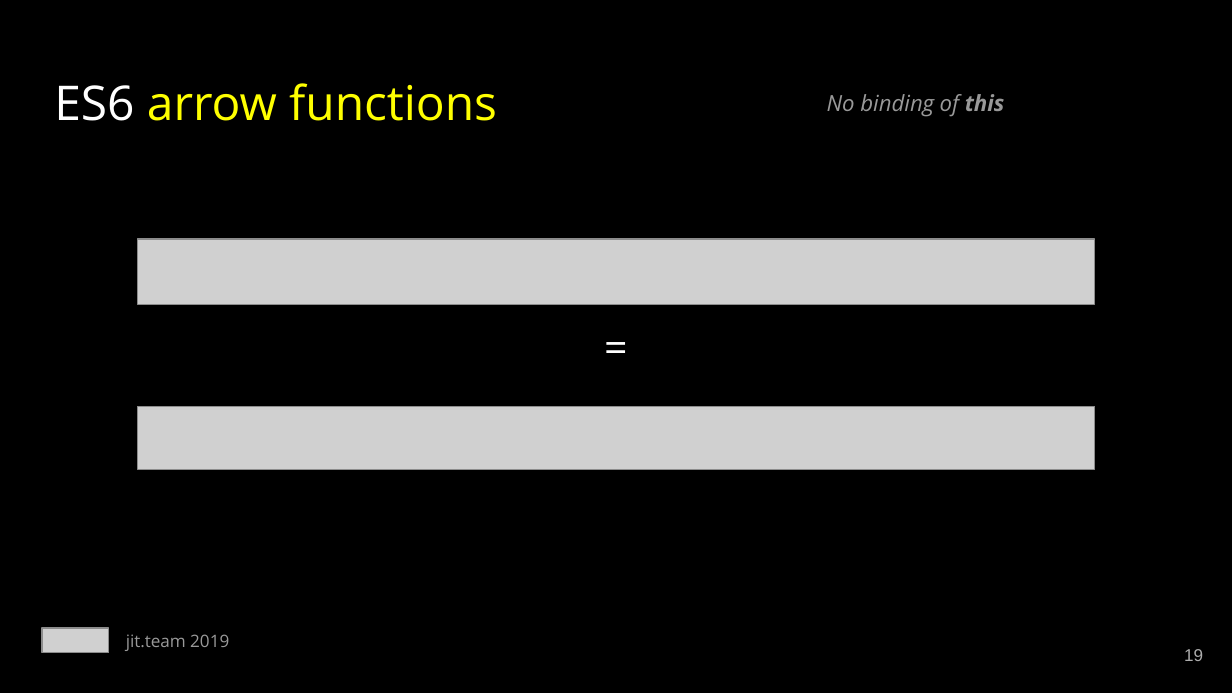
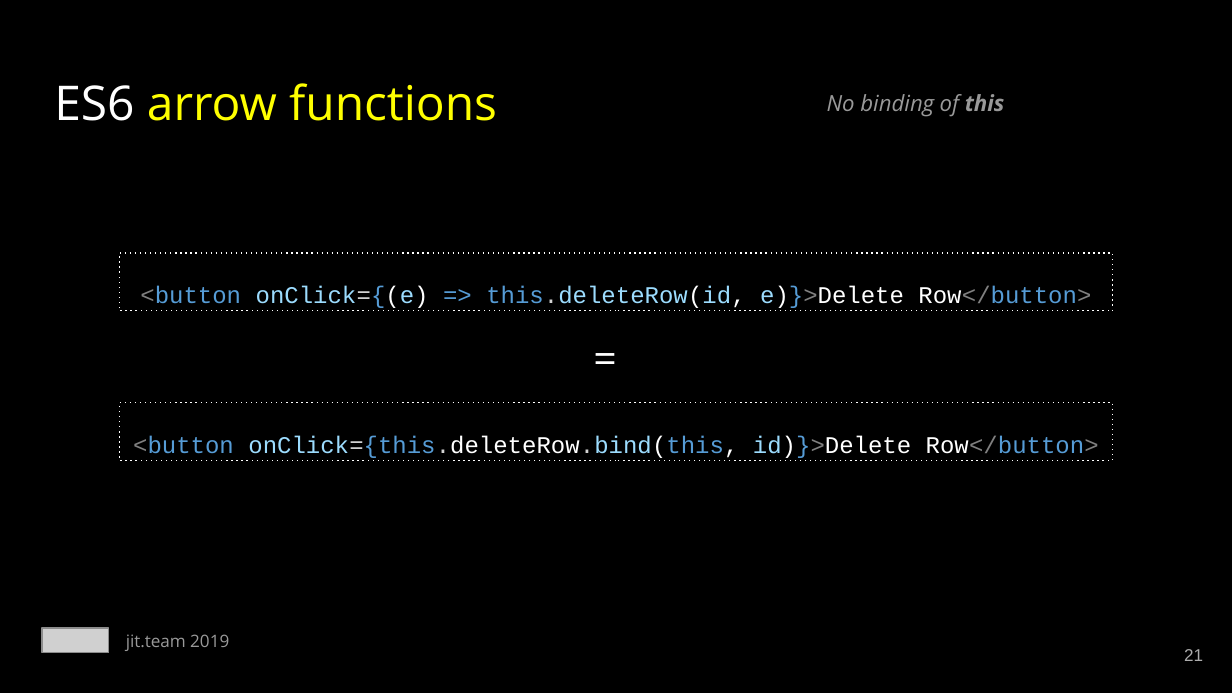
Before and after one commit to mackankowski/frontend-bootcamp, a slide deck: slide 21 of slides/react/React.js - training.pptx (slide 19 before the commit). Drawn at 1232x693 pixels with LibreOffice and Linux fonts; fonts in the diff are those of the drawing; grey boxes stand for pictures. Boxes give left, top, right and bottom in pixels: in the first picture for what was removed or moved away, otherwise in the second. Text is boxed around its words. In the diff, an @@ line names an element or a change of style, - is before the commit and + after.

```diff
--- a/slides/react/React.js - training.pptx
+++ b/slides/react/React.js - training.pptx
@@ picture removed at (x1=137, y1=239, x2=1094, y2=304) @@
@@ rectangle added at (x1=120, y1=253, x2=1112, y2=310), outline #FFFFFF 0.75 pt dashed, 14 pt, text #569CD6 @@
+<button onClick={(e) => this.deleteRow(id, e)}>Delete Row</button>
@@ text "=" moved from (x1=575, y1=323, x2=658, y2=370) to (x1=564, y1=334, x2=647, y2=381) @@
@@ rectangle added at (x1=120, y1=403, x2=1112, y2=461), outline #FFFFFF 0.75 pt dashed, 14 pt, text #569CD6 @@
+<button onClick={this.deleteRow.bind(this, id)}>Delete Row</button>
@@ picture removed at (x1=137, y1=407, x2=1094, y2=469) @@
@@ page number at (x1=1184, y1=649, x2=1203, y2=661): text changed @@
-19
+21
```
Also in this commit, not shown: 22 other slides changed, 1 other file.
